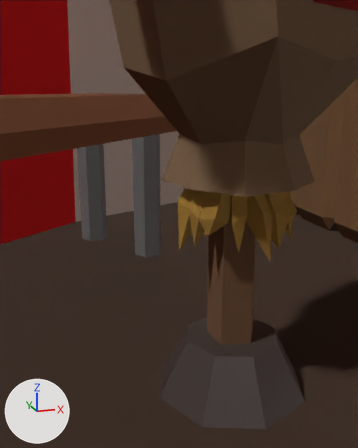
An edit to the Blender file Circus.blend, drawn before and after from the same camera.
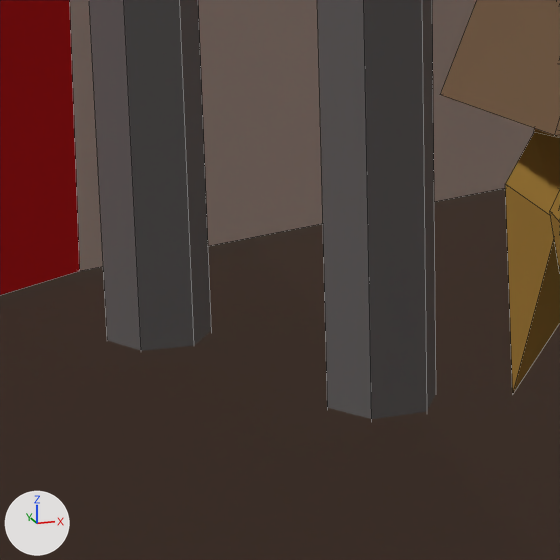
Each version is shown from a camera (50 mm lens) standing at (-4.067, 2.653, 0.987) and looking at (-3.227, 5.106, 0.274), then close up on the part from 16% to 53% of the width and 35% to 65% of the height. Every picture has the same lights, and +X, +Y and +Z are marked at lower left. The last two pictures show the newer version. The close-ups show mesh edges as thin lines.

Objects in the first close-up: 'Cylinder.003', 'DummyRange', 'Plane.001', 'TentNew'.
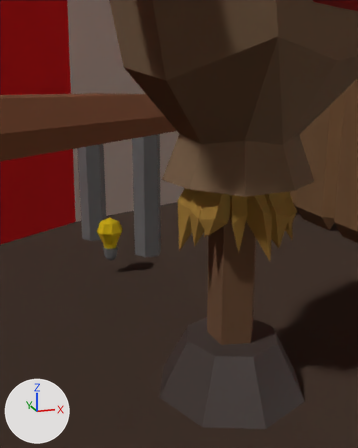
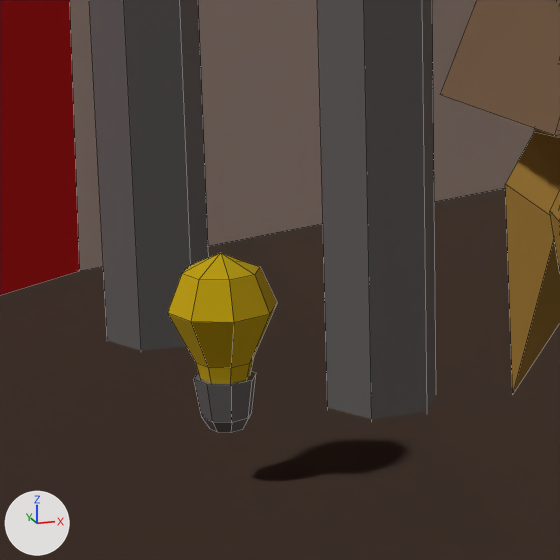
What changed in the scene script:
```text
Add mat_light:
    mat_light = principled_material('Light')
    mat_light.base_color = (0.8, 0.56, 0.0)  # yellow #e7c500
    mat_light.roughness = 1.0
Add me_cylinder_016:
    me_cylinder_016.from_pydata(...)  # 57 vertices, 51 faces; spans x -0.071..0.071, y -0.071..0.071, z 0.0..0.236
    # faces by material slot: [33, 18]
    me_cylinder_016.materials.append(mat_light)  # yellow #e7c500
    me_cylinder_016.materials.append(mat_metal)  # grey #777777
Add ob_light:
    ob_light = bpy.data.objects.new('Light', me_cylinder_016)
    ob_light.location = (-3.586, 5.207, 0.08)
```

Changed parts and their boxes (x1, y1, x2, y2) in the close-ups (560 x 560 px):
'Light', added: after (167, 253, 277, 433)
    faces in mat_light (yellow #e7c500): (167, 253, 277, 383)
    faces in mat_metal (grey #777777): (194, 371, 256, 433)
